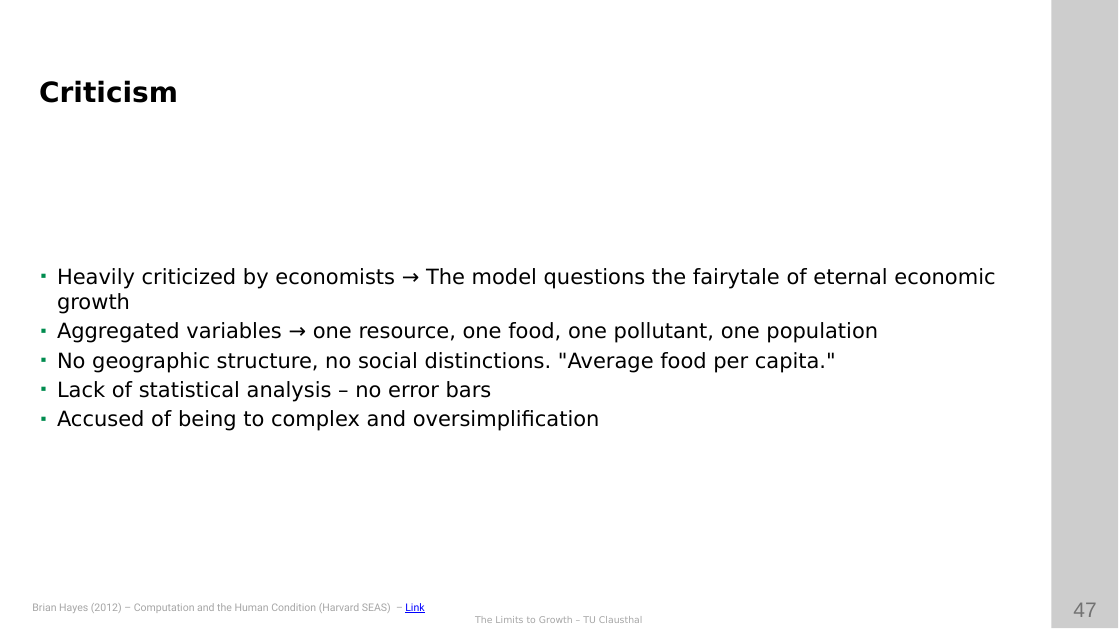
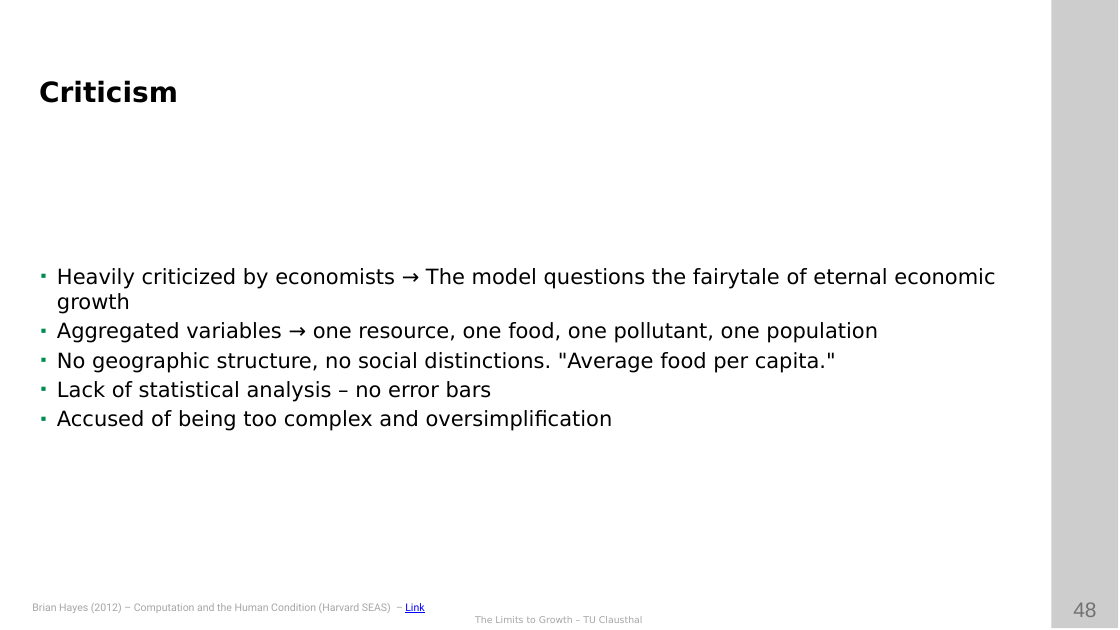
Before and after one commit to ETCE-LAB/teaching-material, a slide deck: slide 48 of The-Limits-to-Growth/LTG-L06-World3.pptx (slide 47 before the commit). Drawn at 1120x630 pixels with LibreOffice and Linux fonts; fonts in the diff are those of the drawing; background and template pictures are left out. Boxes give left, top, right and bottom in pixels: in the first picture for what was removed or moved away, otherwise in the second. Text is boxed around its words. In the diff, an @@ line names an element or a change of style, - is before the commit and + after.

```diff
--- a/The-Limits-to-Growth/LTG-L06-World3.pptx
+++ b/The-Limits-to-Growth/LTG-L06-World3.pptx
@@ text at (57,410,613,431): text changed @@
-▪ Accused of being to complex and oversimplification
+▪ Accused of being too complex and oversimplification
@@ page number at (1073,602,1096,617): text changed @@
-47
+48
```
Also in this commit, not shown: 6 other slides changed, 1 slide added, 1 other file.
